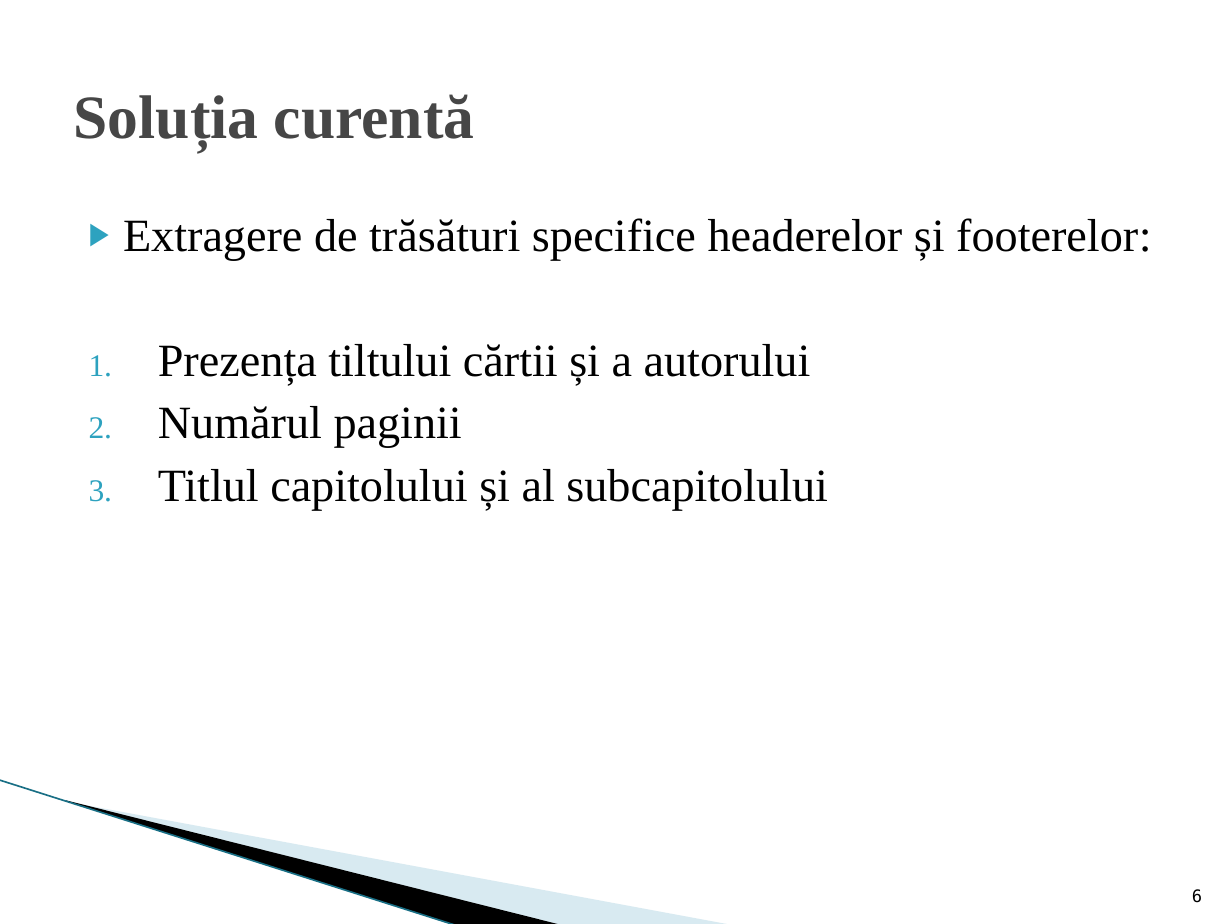
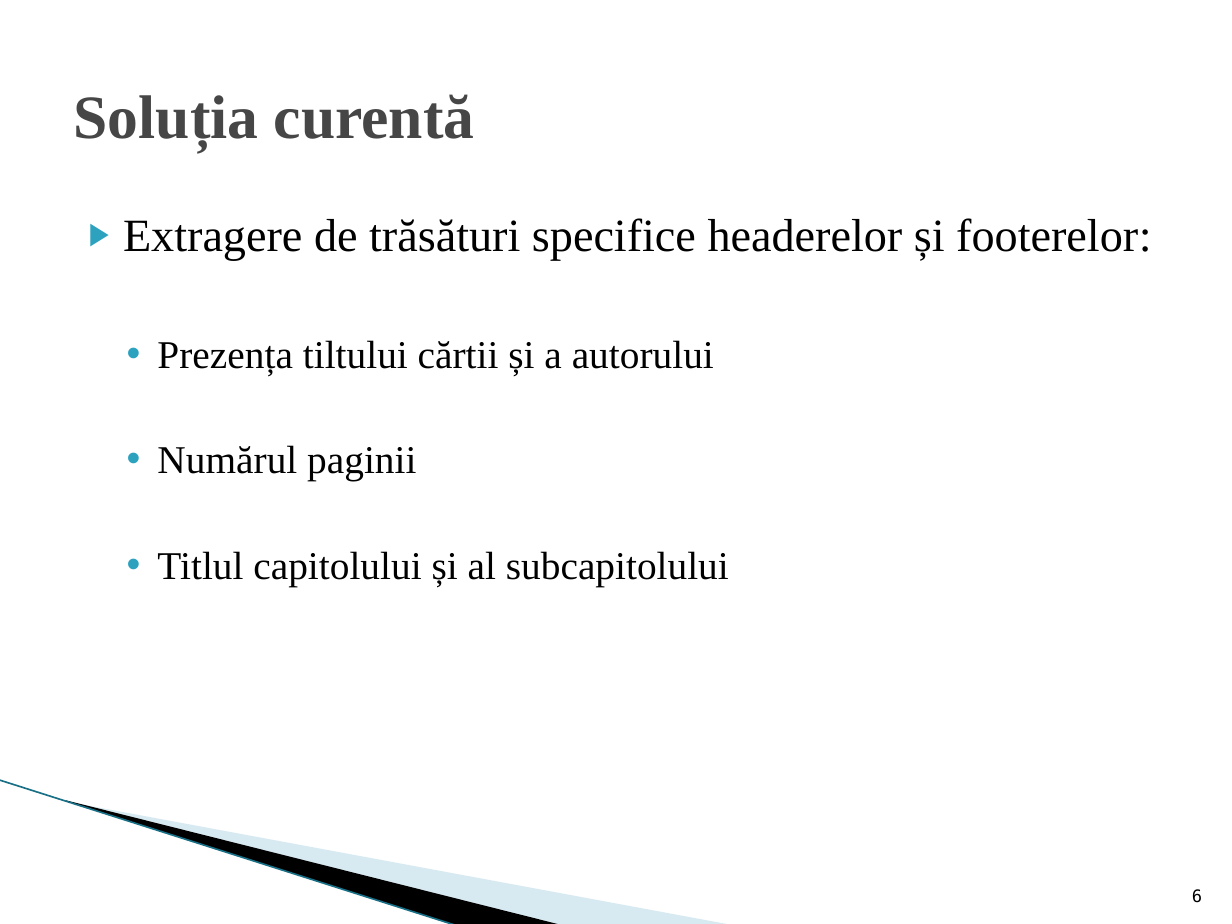
Before and after one commit to silvia95/PDF-parser, a slide deck: slide 6 of PDF parser.pptx. Drawn at 1232x924 pixels with LibreOffice and Linux fonts; fonts in the diff are those of the drawing; background and template pictures are left out. Boxes give left, top, right and bottom in pixels: in the first picture for what was removed or moved away, otherwise in the second. Text is boxed around its words. In the diff, an @@ line names an element or a change of style, - is before the commit and + after.

```diff
--- a/PDF parser.pptx
+++ b/PDF parser.pptx
@@ text at box(157, 340, 729, 587): size 27 to 23 pt in "Prezența tiltului cărtii și a autorului", "Numărul paginii", "Titlul capitolului și al subcapitolului"; bullet 1. to •; list level 1 to 2 in "Prezența tiltului cărtii și a ..."; list level 1 to 2 in "Numărul paginii"; list level 1 to 2 in "Titlul capitolului și al subcapitolului" @@
```
Also in this commit, not shown: 9 other slides changed, 3 slides added, 1 slide removed.
